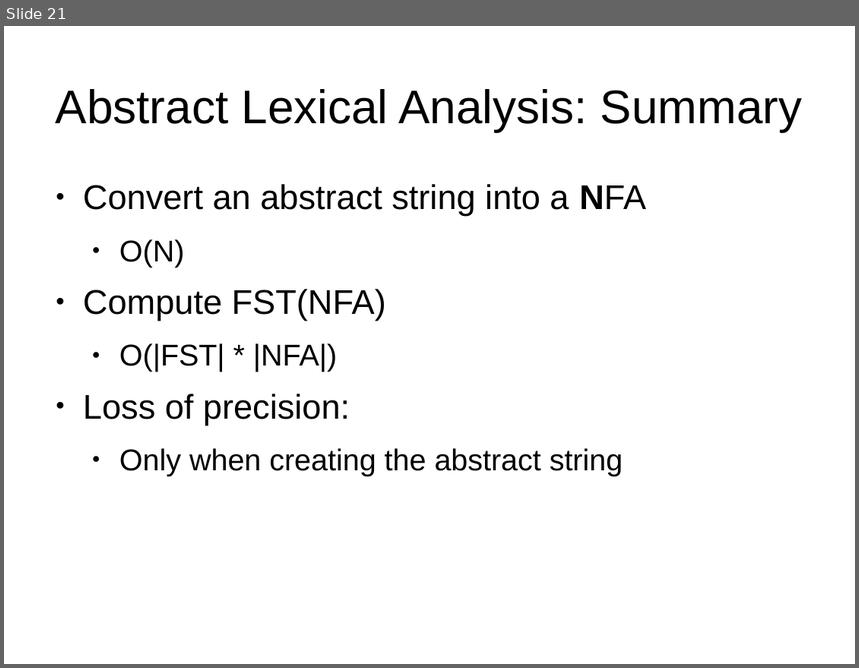
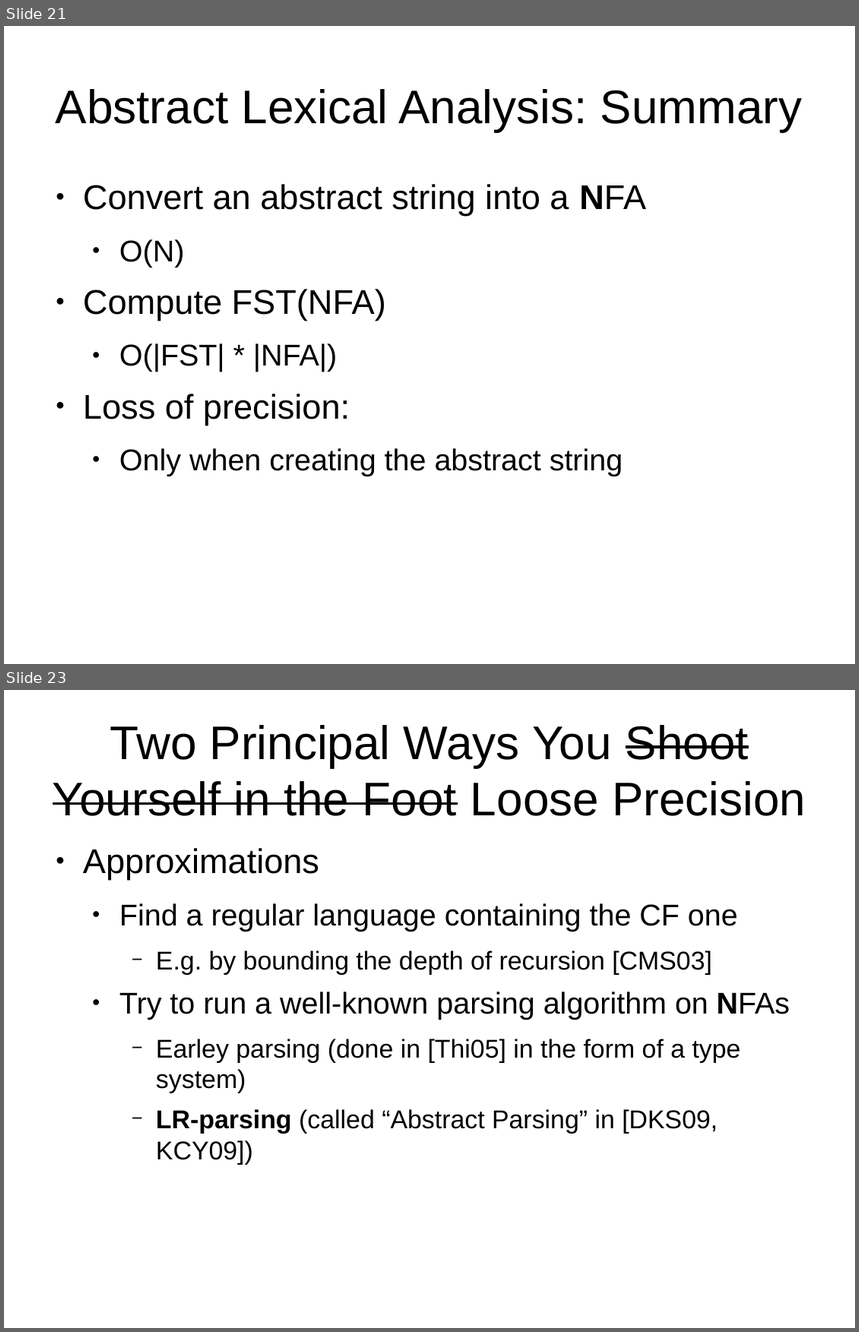
Before and after one commit to abreslav-from-google-code/abreslav, a slide deck: work/PL_Seminar/breslav_abstract_parsing.odp. Shown one above the other, each under a label of ours: slide 21 before the commit, slides 21 and 23 after it; the slides between them are not shown. The pictures are 859x668 and 859x1332 pixels, drawn with LibreOffice and Linux fonts; fonts in the diff are those of the drawing. Boxes give left, top, right and bottom in pixels: in the first picture for what was removed or moved away, otherwise in the second. Text is boxed around its words. In the diff, an @@ line names an element or a change of style, - is before the commit and + after.

Commit message:
parsing started

```diff
--- a/work/PL_Seminar/breslav_abstract_parsing.odp
+++ b/work/PL_Seminar/breslav_abstract_parsing.odp
@@ slide 23 added at box(4, 690, 855, 1328), background #FFFFFF @@
@@ title added at box(53, 725, 806, 816), 44 pt, text #000000 @@
+Two Principal Ways You Shoot Yourself in the Foot Loose Precision
@@ text added at box(83, 848, 790, 1164), 24 pt, text #000000 @@
+● Approximations
+  ● Find a regular language containing the CF one
+    − E.g. by bounding the depth of recursion [CMS03]
+  ● Try to run a well-known parsing algorithm on NFAs
+    − Earley parsing (done in [Thi05] in the form of a type system)
+    − LR-parsing (called “Abstract Parsing” in [DKS09, KCY09])
```
Also in this commit, not shown: 2 slides changed, 1 other slide added, 1 slide removed.
